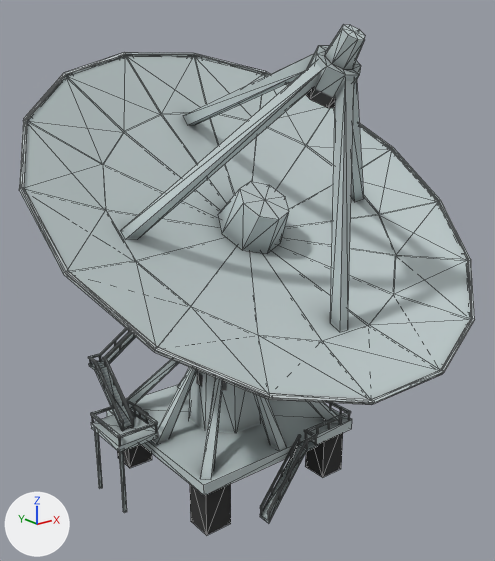
An edit to the glTF model Satellite dish.glb, drawn before and after from the same camera.
Camera for both pictures: a 50 mm lens placed at (-15344.0, -17423.0, 16182.0), pointed at (-493.0, 1140.0, 8757.0). Every picture has the same lights, and +X, +Y and +Z are marked at lower left. The older version comes first. Mesh edges are drawn as thin lines. Where no turn or scale is listed for an object, it has been applied to the vertices.

Names of what the first picture shows: 'SatelliteDish_Mesh'.
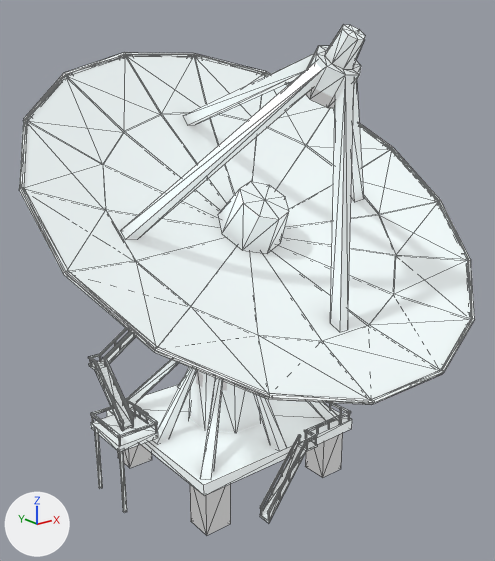
The newer file is also rescaled (x0.001) as a whole; pictures and numbers use the older file's frame.

Where the change shows, as pixel boxes (x1, y1, x2, y2) in the pictures (495 x 561 px):
```json
{"object": "SatelliteDish_Mesh", "change": "surface changed", "before": [19, 25, 475, 535], "after": [19, 25, 475, 535], "on screen": "grey to white"}
```

Edits to the scene script, one JSON object a line:
```json
{"op": "set", "path": "mat_satellitedish_mat.roughness", "old": "1.0", "new": "0.357"}
{"op": "add", "block": "mat_satellitedish_mat", "code": "mat_satellitedish_mat.emission_strength = 0.376"}
```
